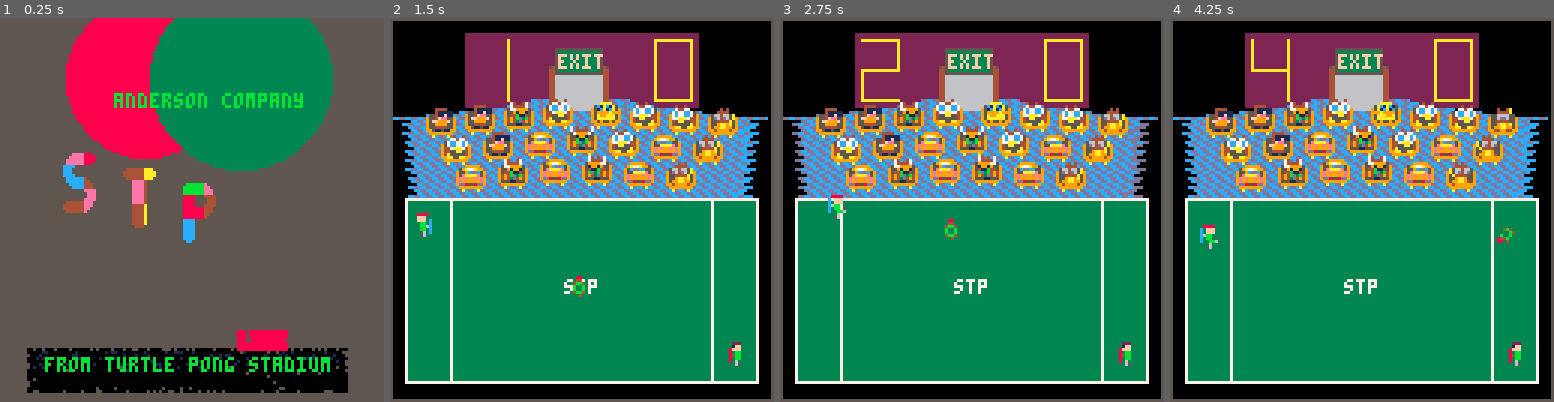
Above: before the commit, frames 1-4 (left to right).
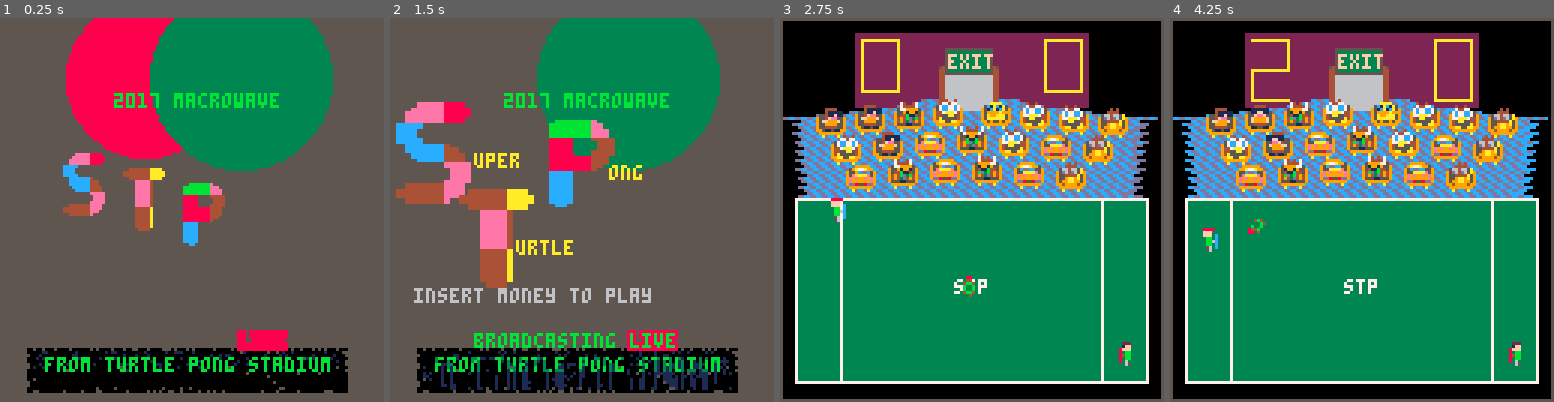
Above: after the commit, the same moments.

Repository: topromulan/STP4
Game: PICO-8 cartridge stp4.p8
Two runs of this game, one before a commit and one after it. Both use one fixed random seed, a clock stepped at 60 frames per second and the inputs below.
Inputs:
- Up to frame 1 (0.25 s): no input
- Up to frame 2 (1.5 s): tap X (X key) at 0.33, 1.07 s; tap O (Z key) at 0.7 s
- Up to frame 3 (2.75 s): hold Right 1.6-2.1 s; tap O (Z key) at 1.7, 2.1, 2.5 s; tap X (X key) at 1.85 s; hold Up 2.15-2.42 s; hold Right from 2.47 s (still down)
- Up to frame 4 (4.25 s): tap O (Z key) every 0.4 s from 2.9 to 4.1 s; tap X (X key) at 2.97, 4.08 s; release Right at 3.03 s; hold Left 3.08-3.58 s; hold Down 3.63-3.97 s; hold Right from 4.02 s (still down)

The runs differ from the first frame. In frame 1, 2.4% of the frame differs, in the area x 16-79%, y 19-60%; in frame 2, 93%, in the area x 0-100%, y 0-100%; in frame 3, 1.0%; in frame 4, 3.2%.

Commit message:
Intro glam

Diff:
--- a/stp4.p8
+++ b/stp4.p8
@@ -45,6 +45,10 @@
 end
 
 function do_intro()
+
+ intro_ending=false
+ intro_ending_at=nil
+
  --coordinates of planets l/r
  lx=40 ly=20
  rx=80 ry=20
@@ -56,6 +60,23 @@
 
  yt=113 yb=117
  xl=15 xr=109
+
+ --
+
+ stplogo={}
+ stplogo.s={}
+ stplogo.t={}
+ stplogo.p={}
+ stplogo.clr1=7
+ stplogo.clr2=5
+ stplogo.clr=stplogo.clr1
+
+ stplogo.s.x=20 stplogo.s.y=45
+ stplogo.s.width=15 stplogo.s.height=21
+ stplogo.t.x=40 stplogo.t.y=50
+ stplogo.t.width=15 stplogo.t.height=21
+ stplogo.p.x=60 stplogo.p.y=55
+ stplogo.p.width=15 stplogo.p.height=21
 
  --
 
@@ -78,7 +99,14 @@
 end
 
 function intro_update()
- if(btnp()!=0) then play_game() end
+ if(btnp()!=0) intro_ending=true
+ if(intro_ending) then
+  if(intro_ending_at==nil) then
+   intro_ending_at=cycles+55
+   sfx(10) sfx(11)
+  end
+  if(cycles>intro_ending_at) play_game()
+ end
 
  lx+=1
  if(lx>200) then lx=-200 end
@@ -94,10 +122,35 @@
  rectfill(0,0,127,102,5)
  circfill(lx,ly,32+sin(lx/1000)*20,lcolor)
  circfill(rx,ry,30,rcolor)
- print("anderson company",38,25,11)
- sspr(0,12,12,20,20,45) -- s
- sspr(16,12,12,20,40,50) -- t
- sspr(32,12,12,20,60,55) -- p
+ print("2017 macrowave",38,25,11)
+
+ if(intro_ending) intro_left=intro_ending_at-cycles
+ if(intro_ending) then
+  stplogo.clr=intro_left/2
+  stplogo.s.x-=rnd()
+  stplogo.s.y-=rnd()
+  stplogo.s.width+=rnd(0.75)
+  stplogo.s.height+=rnd(0.75)
+  stplogo.t.x-=rnd()
+  stplogo.t.y+=rnd(0.5)
+  stplogo.t.width+=rnd(0.65)
+  stplogo.t.height+=rnd(0.65)
+  stplogo.p.x-=rnd(0.5)
+  stplogo.p.y-=rnd()
+  stplogo.p.width+=rnd(0.55)
+  stplogo.p.height+=rnd(0.55)
+ else
+ end
+
+ sspr(0,12,12,20,rnd(1.005)+stplogo.s.x,stplogo.s.y,stplogo.s.width,stplogo.s.height)
+ sspr(16,12,12,20,rnd(1.010)+stplogo.t.x,stplogo.t.y,stplogo.t.width,stplogo.t.height)
+ sspr(32,12,12,20,rnd(1.015)+stplogo.p.x,stplogo.p.y,stplogo.p.width,stplogo.p.height)
+
+ if(intro_ending) then
+   print("uper",stplogo.s.x+stplogo.s.width,stplogo.s.y+stplogo.s.height/2,stplogo.clr)
+   print("urtle",stplogo.t.x+stplogo.t.width*0.8,stplogo.t.y+stplogo.t.height/2,stplogo.clr)
+   print("ong",stplogo.p.x+stplogo.p.width*0.9,stplogo.p.y+stplogo.p.height/2,stplogo.clr)
+ end
 
  if(flr(cycles/30)%2!=0) then print("insert money to play",8,90,6) end
  if(rnd()<0.975) then print("live",79+rnd(3),104+rnd(3),8) end
